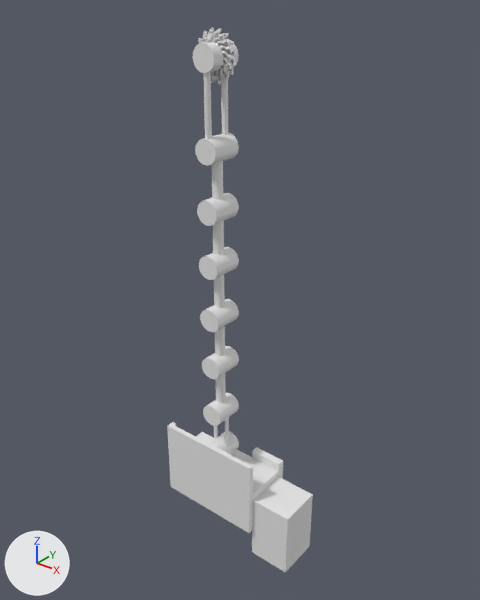
Renders of the FBX model Assets/SpritesModels/Machines/FifthUpgrade.fbx from each side of a commit.
Rendered twice from a camera (50 mm lens) standing at (1.171, -1.299, 1.59) and looking at (0.049, 0.105, 0.72). Every picture has the same lights, and +X, +Y and +Z are marked at lower left. Where no turn or scale is listed for an object, it has been applied to the vertices.

The first picture shows 'Base.006', 'Skeleton.004'.
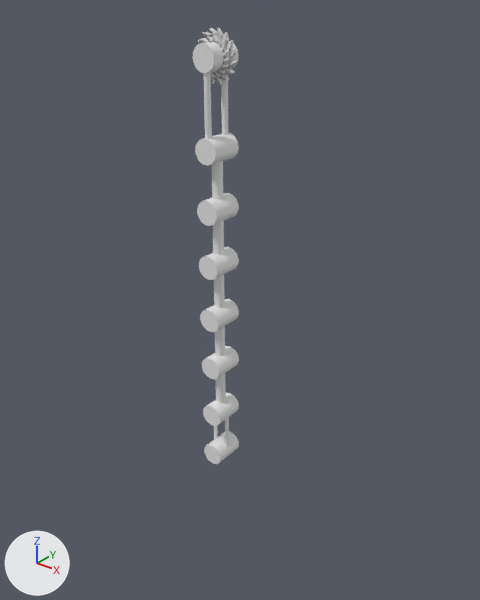
Boxes (x1, y1, x2, y2) around the edits, measured in the pictures (480 x 600 px):
'Base.006', deleted: before (167, 422, 313, 572)
    faces in mat_yellowbase (white #e7e7e7): (167, 422, 283, 534)
    faces in mat_bluebase (white #e7e7e7): (252, 477, 313, 572)

What the commit changed:
Object 'Base.006' (ob_base_006) is deleted.
